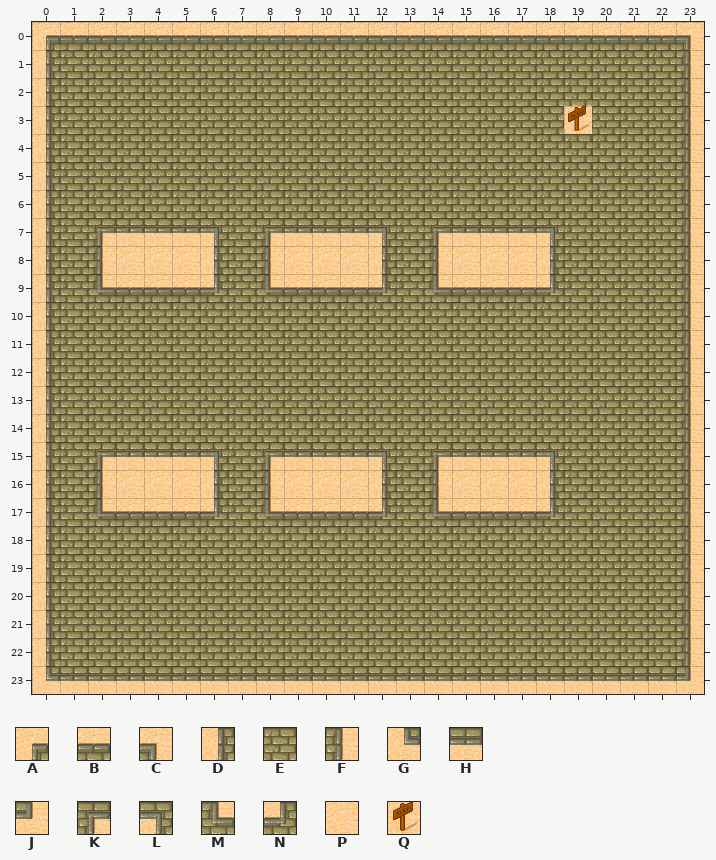
Tiled map: android/assets/desertTest.tmx. That is the earlier state.
Cells are 32x32 px. Shown: x 0..23, y 0..23.
Key: from "DesertExampleMapTiles": A 0, B 1, C 2, D 8, E 9, F 10, G 16, H 17, J 18, K 19, L 20, M 27, N 28, P 29, Q 45.
_ is an empty cell.
Layer "Tile Layer 1" before, first column x 0:
 0 ABBBBBBBBBBBBBBBBBBBBBBC
 1 DEEEEEEEEEEEEEEEEEEEEEEF
 2 DEEEEEEEEEEEEEEEEEEEEEEF
 3 DEEEEEEEEEEEEEEEEEEQEEEF
 4 DEEEEEEEEEEEEEEEEEEEEEEF
 5 DEEEEEEEEEEEEEEEEEEEEEEF
 6 DEEEEEEEEEEEEEEEEEEEEEEF
 7 DEKHHHLEKHHHLEKHHHLEEEEF
 8 DEFPPPDEFPPPDEFPPPDEEEEF
 9 DEMBBBNEMBBBNEMBBBNEEEEF
10 DEEEEEEEEEEEEEEEEEEEEEEF
11 DEEEEEEEEEEEEEEEEEEEEEEF
12 DEEEEEEEEEEEEEEEEEEEEEEF
13 DEEEEEEEEEEEEEEEEEEEEEEF
14 DEEEEEEEEEEEEEEEEEEEEEEF
15 DEKHHHLEKHHHLEKHHHLEEEEF
16 DEFPPPDEFPPPDEFPPPDEEEEF
17 DEMBBBNEMBBBNEMBBBNEEEEF
18 DEEEEEEEEEEEEEEEEEEEEEEF
19 DEEEEEEEEEEEEEEEEEEEEEEF
20 DEEEEEEEEEEEEEEEEEEEEEEF
21 DEEEEEEEEEEEEEEEEEEEEEEF
22 DEEEEEEEEEEEEEEEEEEEEEEF
23 GHHHHHHHHHHHHHHHHHHHHHHJ
After:
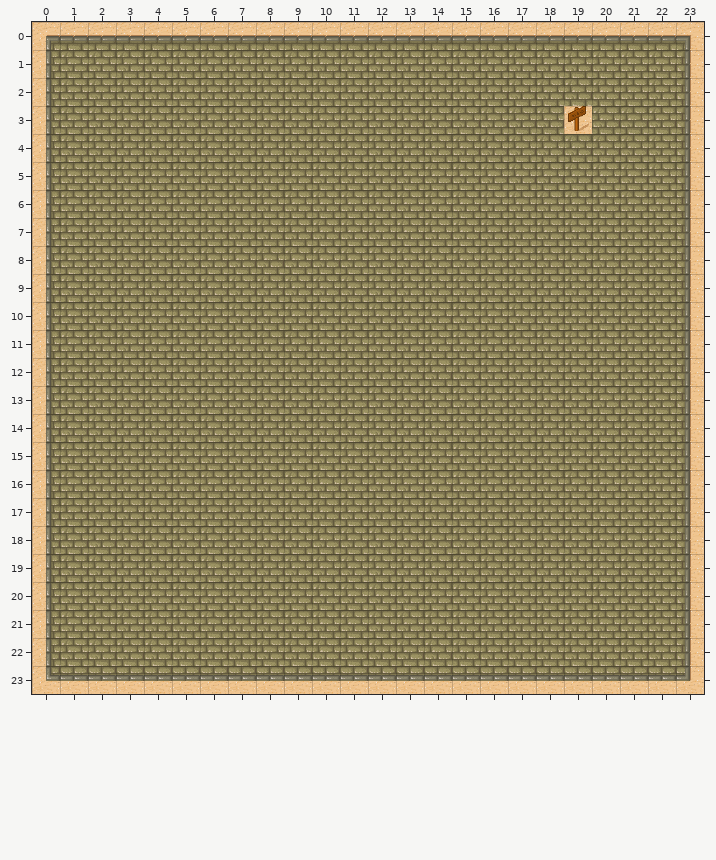
The exact change:
layer "Tile Layer 1" opacity 100% -> 90%
Layer "Tile Layer 1":
Tile B becomes tile E in row 9 at x 3 to 5, 9 to 11 and 15 to 17; in row 17 at x 3 to 5, 9 to 11 and 15 to 17.
Tile D becomes tile E in row 8 at x 6, 12 and 18; in row 16 at x 6, 12 and 18.
Tile F becomes tile E in row 8 at x 2, 8 and 14; in row 16 at x 2, 8 and 14.
Tile H becomes tile E in row 7 at x 3 to 5, 9 to 11 and 15 to 17; in row 15 at x 3 to 5, 9 to 11 and 15 to 17.
Tile K becomes tile E in row 7 at x 2, 8 and 14; in row 15 at x 2, 8 and 14.
Tile L becomes tile E in row 7 at x 6, 12 and 18; in row 15 at x 6, 12 and 18.
Tile M becomes tile E in row 9 at x 2, 8 and 14; in row 17 at x 2, 8 and 14.
Tile N becomes tile E in row 9 at x 6, 12 and 18; in row 17 at x 6, 12 and 18.
Tile P becomes tile E in row 8 at x 3 to 5, 9 to 11 and 15 to 17; in row 16 at x 3 to 5, 9 to 11 and 15 to 17.
